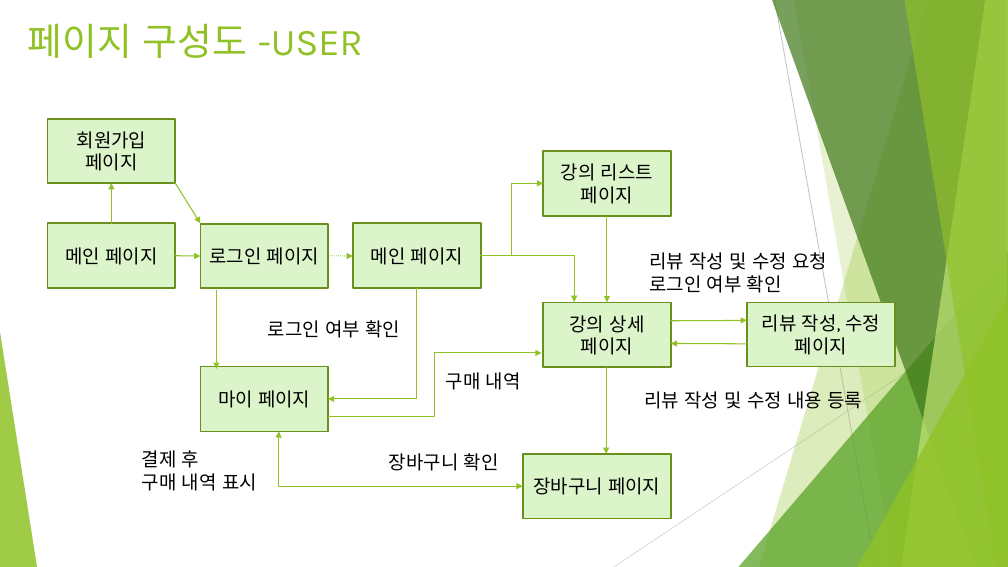
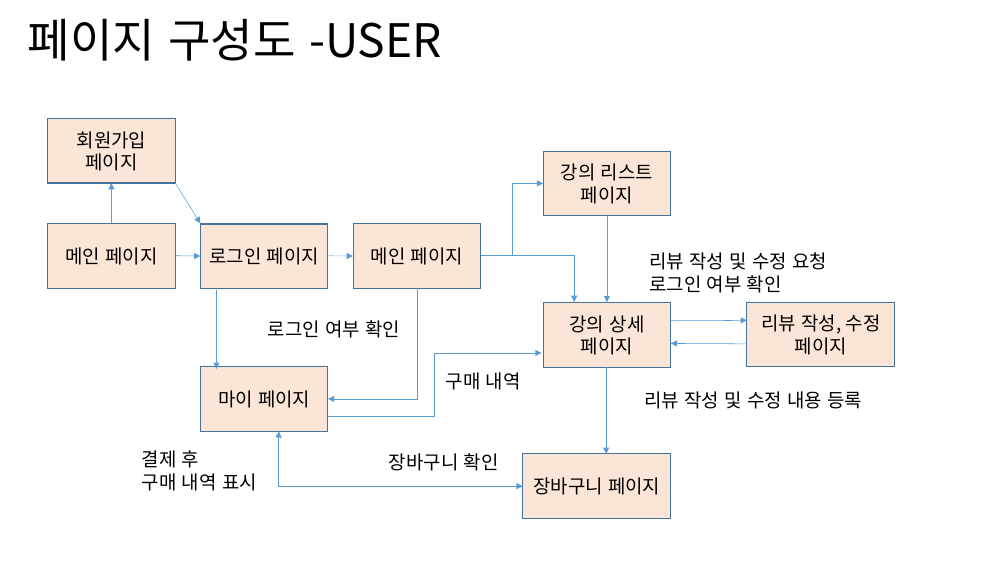
Before and after one commit to NALASAI/SelfIntroduction, a slide deck: slide 10 of 온라인 강의 사이트(BE).pptx. Drawn at 1008x567 pixels with LibreOffice and Linux fonts; fonts in the diff are those of the drawing. Boxes give left, top, right and bottom in pixels: in the first picture for what was removed or moved away, otherwise in the second. Text is boxed around its words. In the diff, an @@ line names an element or a change of style, - is before the commit and + after.

```diff
--- a/온라인 강의 사이트(BE).pptx
+++ b/온라인 강의 사이트(BE).pptx
@@ title "페이지 구성도 -USER" at (28,18,442,61): size 36 to 44 pt, font Karla to Noto Sans CJK KR, text colour #90C226 to #000000; line spacing 1 to 0.9; vertical alignment top to middle @@
@@ arrow (111, 223) - (111, 183): stroke #90C226 1 pt to #5B9BD5 0.5 pt @@
@@ arrow (175, 183) - (200, 223): stroke #90C226 1 pt to #5B9BD5 0.5 pt @@
@@ elbow arrow (481, 256) - (543, 184): stroke #90C226 1 pt to #5B9BD5 0.5 pt @@
@@ font Karla to Noto Sans CJK KR; fill #DBF4CA to #FBE5D6; outline #6B901C 1.5 pt to #43739E 1 pt in 9 elements at (48,223,175,288), (200,224,328,288), (48,119,175,183), (543,151,671,216), (543,302,671,368), (747,302,895,367), (200,367,328,432), (523,454,671,519), (353,223,481,288) @@
@@ arrow (607, 216) - (607, 302): stroke #90C226 1 pt to #5B9BD5 0.5 pt @@
@@ arrow (175, 256) - (200, 256): stroke #90C226 1 pt to #5B9BD5 0.5 pt @@
@@ arrow (328, 256) - (353, 256): stroke #90C226 1 pt dashed to #5B9BD5 0.5 pt dashed @@
@@ elbow arrow (481, 256) - (575, 302): stroke #90C226 1 pt to #5B9BD5 0.5 pt @@
@@ arrow (216, 290) - (216, 369): stroke #90C226 1 pt to #5B9BD5 0.5 pt @@
@@ elbow arrow (417, 288) - (328, 399): stroke #90C226 1 pt to #5B9BD5 0.5 pt @@
@@ arrow (671, 321) - (747, 321): stroke #90C226 1 pt to #5B9BD5 0.5 pt @@
@@ group removed at (0,0,1008,567): 5 freeform shapes, 3 triangles, 2 lines @@
@@ elbow arrow (328, 417) - (541, 353): stroke #90C226 1 pt to #5B9BD5 0.5 pt @@
@@ arrow (747, 344) - (671, 343): stroke #90C226 1 pt to #5B9BD5 0.5 pt @@
@@ arrow (606, 368) - (606, 454): stroke #90C226 1 pt to #5B9BD5 0.5 pt @@
@@ font Karla to Noto Sans CJK KR in 4 elements at (268,320,400,338), (649,252,827,293), (142,450,257,491), (644,391,862,409) @@
@@ elbow double arrow (279, 432) - (523, 486): stroke #90C226 1 pt to #5B9BD5 0.5 pt @@
```
Also in this commit, not shown: 36 other slides changed, 2 slides added.
